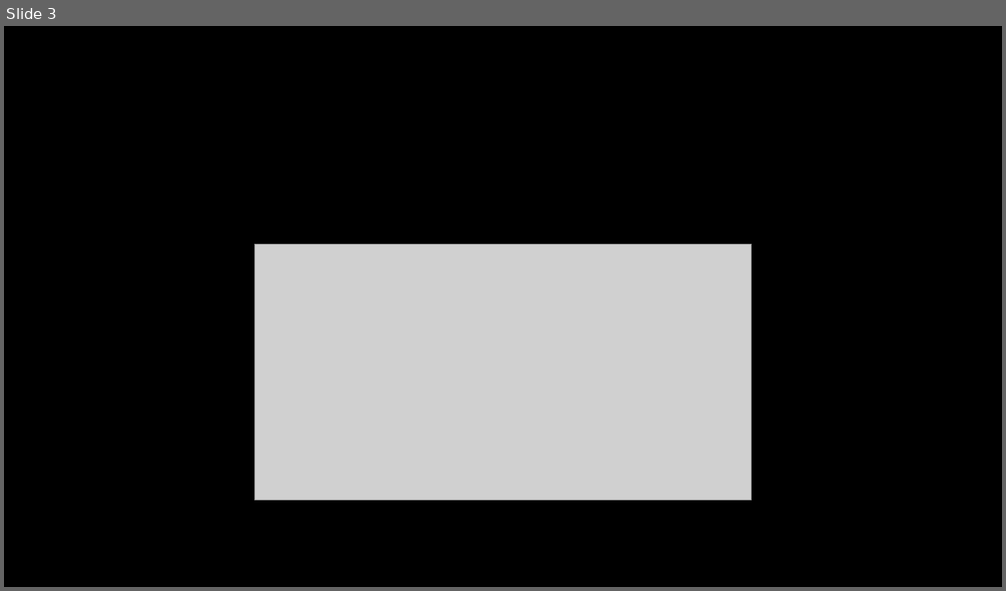
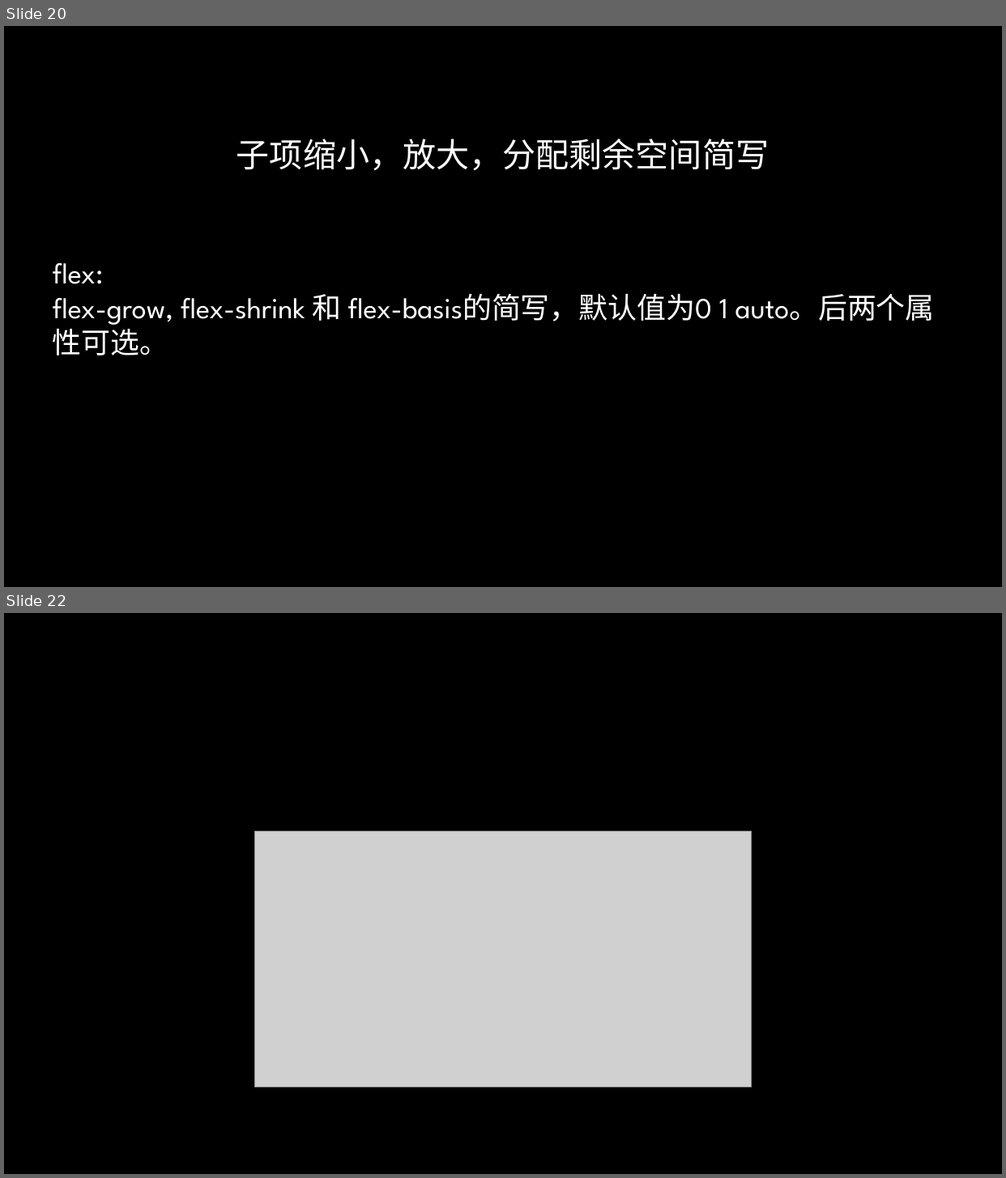
Before and after one commit to radiofly19841018/demo-flex, a slide deck: ppt/CSS Flex&Grid.pptx. Shown one above the other, each under a label of ours: slide 3 before the commit, slides 20 and 22 after it; the slides between them are not shown. The pictures are 1006x591 and 1006x1178 pixels, drawn with LibreOffice and Linux fonts; fonts in the diff are those of the drawing; grey boxes stand for pictures; background and template pictures are left out. Boxes give left, top, right and bottom in pixels: in the first picture for what was removed or moved away, otherwise in the second. Text is boxed around its words. In the diff, an @@ line names an element or a change of style, - is before the commit and + after.

```diff
--- a/ppt/CSS Flex&Grid.pptx
+++ b/ppt/CSS Flex&Grid.pptx
@@ slide 20 added at (x1=4, y1=26, x2=1002, y2=587), background picture (left out) @@
@@ title added at (x1=236, y1=139, x2=769, y2=171), 32 pt, text gradient #FFFFFF to #A6A6A6 @@
+子项缩小，放大，分配剩余空间简写
@@ text added at (x1=53, y1=263, x2=935, y2=356), 28 pt, text #FFFFFF @@
+flex:
+flex-grow, flex-shrink 和 flex-basis的简写，默认值为0 1 auto。后两个属性可选。
@@ what was slide 3 is now slide 22 @@
```
Also in this commit, not shown: 1 slide changed, 20 other slides added, 1 slide removed, 3 other files.
